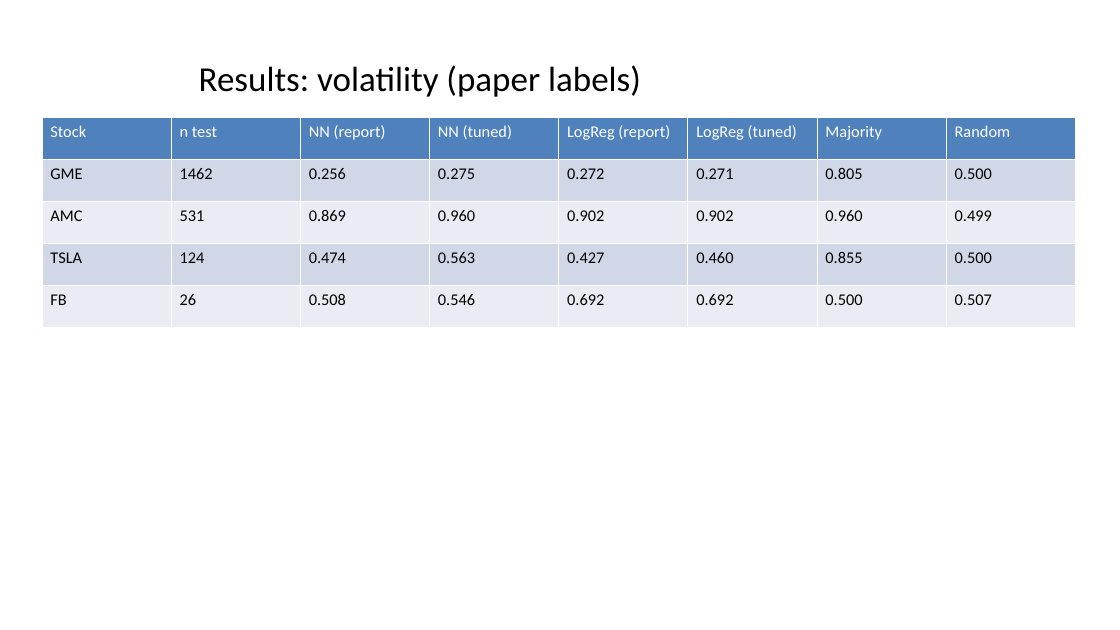
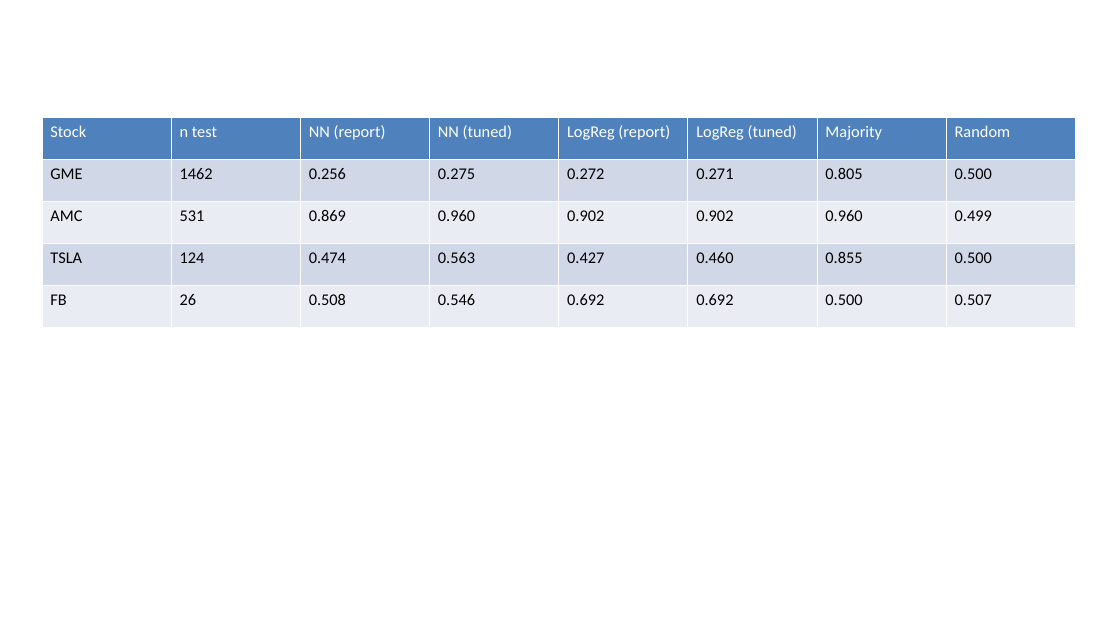
Before and after one commit to Prithvi-Aithal/wsb-market-prediction, a slide deck: slide 8 of docs/presentation.pptx. Drawn at 1120x630 pixels with LibreOffice and Linux fonts; fonts in the diff are those of the drawing. Boxes give left, top, right and bottom in pixels: in the first picture for what was removed or moved away, otherwise in the second. Text is boxed around its words. In the diff, an @@ line names an element or a change of style, - is before the commit and + after.

Commit message:
Fix chart legend overlap, soften tuning conclusion, center slide titles

```diff
--- a/docs/presentation.pptx
+++ b/docs/presentation.pptx
@@ title removed at <box>199,65,641,97</box> @@
-Results: volatility (paper labels)
```
Also in this commit, not shown: 11 other slides changed, 2 slides added, 2 slides removed, 5 other files.
